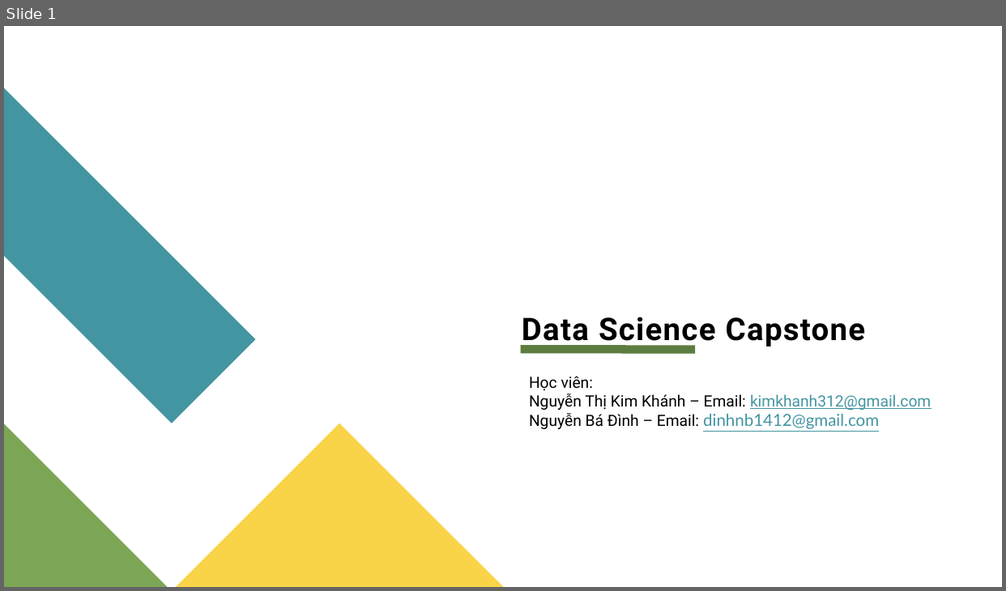
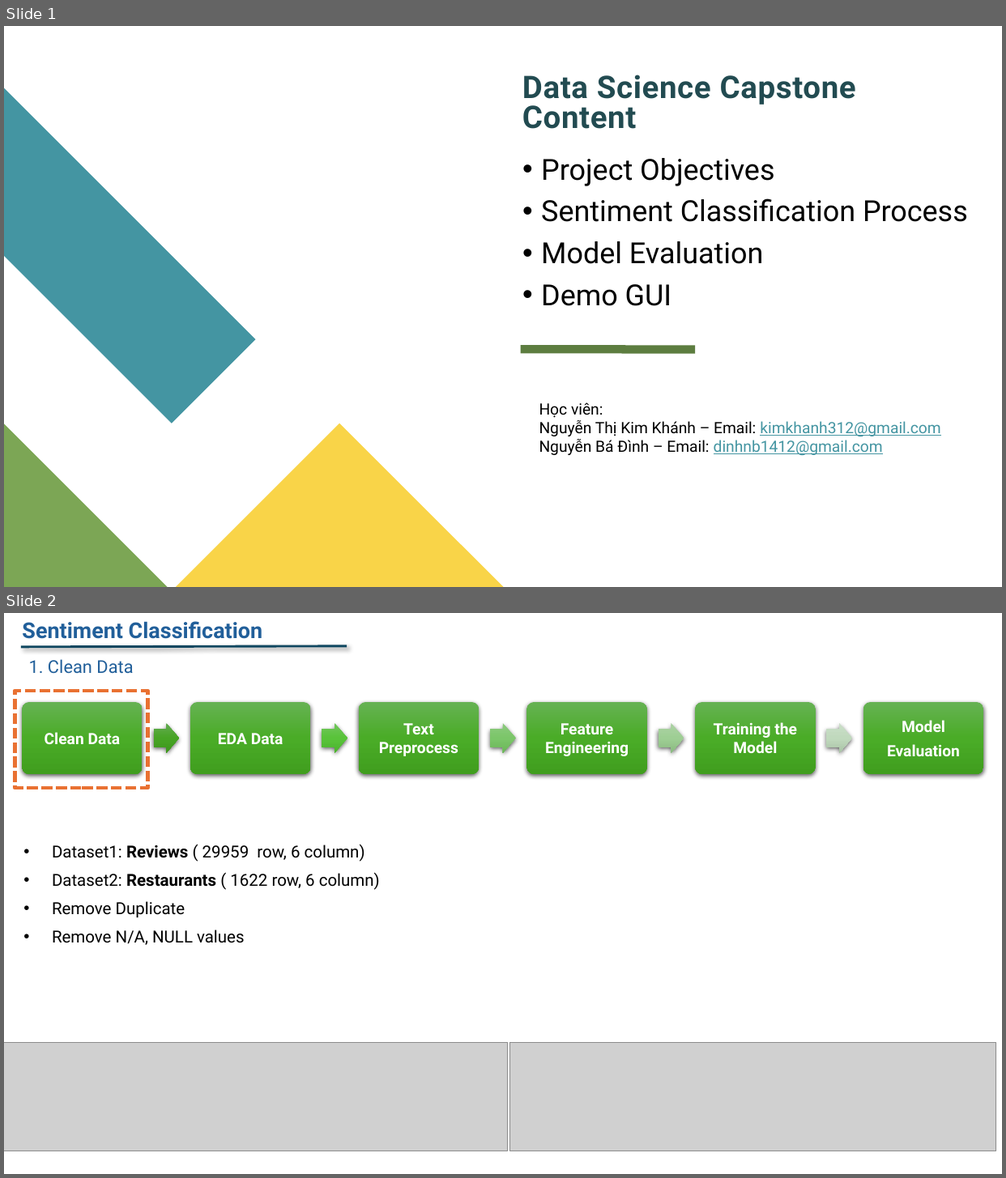
Before and after one commit to KhanhNguyen312/sentiment_classification, a slide deck: Slide_Data Science Capstone.pptx. Shown one above the other, each under a label of ours: slide 1 before the commit, slides 1 and 2 after it. The pictures are 1006x591 and 1006x1178 pixels, drawn with LibreOffice and Linux fonts; fonts in the diff are those of the drawing; grey boxes stand for pictures. Boxes give left, top, right and bottom in pixels: in the first picture for what was removed or moved away, otherwise in the second. Text is boxed around its words. In the diff, an @@ line names an element or a change of style, - is before the commit and + after.

```diff
--- a/Slide_Data Science Capstone.pptx
+++ b/Slide_Data Science Capstone.pptx
@@ slide 2 added at [4,613,1002,1174], background #FFFFFF @@
@@ text added at [22,621,263,639], 21 pt, text #215F9A, bold @@
+Sentiment Classification
@@ line added from (22, 647) to (346, 646), #104760 2.25 pt @@
@@ text added at [29,659,133,674], 17 pt, text #215F9A @@
+1. Clean Data
@@ rectangle added at [15,691,147,788], outline #E97132 3.5 pt dashed @@
@@ group added at [22,702,984,774]: 6 rounded rectangles, 6 texts, 5 right arrows @@
+Clean Data
+EDA Data
+Text Preprocess
+Feature Engineering
+Training the Model
+Model
+Evaluation
@@ subtitle added at [52,844,380,945], 16 pt, text #000000 @@
+• Dataset1: Reviews ( 29959 row, 6 column)
+• Dataset2: Restaurants ( 1622 row, 6 column)
+• Remove Duplicate
+• Remove N/A, NULL values
@@ picture added at [4,1043,508,1152] @@
@@ picture added at [510,1043,996,1152] @@
@@ slide 1 changed as well @@
@@ text at [522,75,856,129]: text changed; text colour #000000 to #224A51 @@
-Data Science Capstone
+Data Science Capstone Content
@@ text added at [541,158,968,306], 28 pt, text #000000 @@
+• Project Objectives
+• Sentiment Classification Process
+• Model Evaluation
+• Demo GUI
@@ text "Học viên:": place and size @@
-text "Học viên:" at [529,376,931,429]
+text "Học viên:" at [539,403,940,456]
@@ text at [539,439,883,456]: size 16 to 15 pt, font Lato to Roboto in "dinhnb1412@gmail.com" @@
```
Also in this commit, not shown: 2 other slides changed, 1 other slide added, 3 slides removed, 3 other files.
